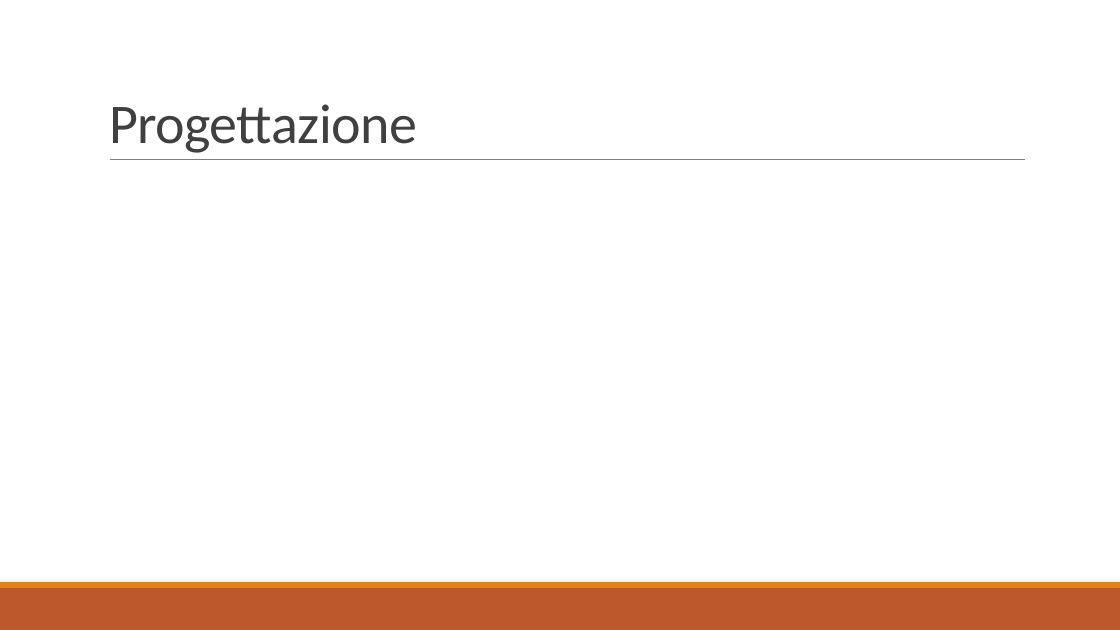
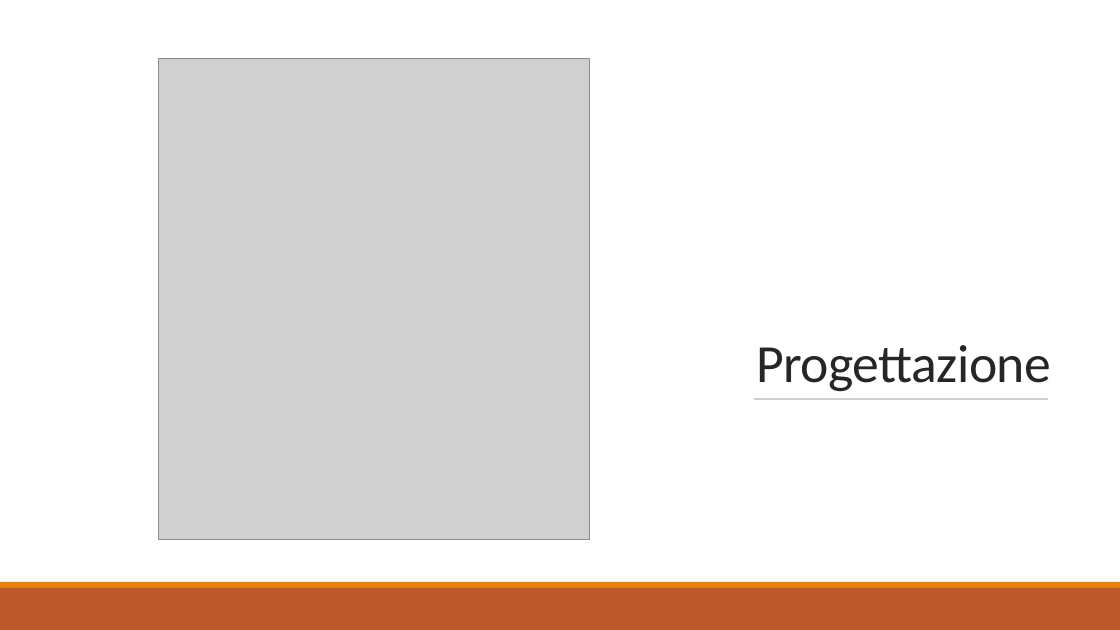
Before and after one commit to PaoloWeishaupt/Word-Clock, a slide deck: slide 7 of Presentazione/Presentazione_Word_Clock.pptx (slide 5 before the commit). Drawn at 1120x630 pixels with LibreOffice and Linux fonts; fonts in the diff are those of the drawing; grey boxes stand for pictures. Boxes give left, top, right and bottom in pixels: in the first picture for what was removed or moved away, otherwise in the second. Text is boxed around its words. In the diff, an @@ line names an element or a change of style, - is before the commit and + after.

Commit message:
Presentazione

```diff
--- a/Presentazione/Presentazione_Word_Clock.pptx
+++ b/Presentazione/Presentazione_Word_Clock.pptx
@@ rectangle added at box(0, 0, 1120, 582), fill #FFFFFF @@
@@ picture added at box(158, 59, 590, 540) @@
@@ title "Progettazione": place and size @@
-title "Progettazione" at box(109, 104, 417, 153)
+title "Progettazione" at box(756, 345, 1051, 392)
@@ title "Progettazione" at box(756, 345, 1051, 392): size 48 to 46 pt, text colour #404040 to #262626 @@
@@ line removed from (110, 160) to (1026, 160) @@
@@ line added from (755, 399) to (1049, 399), #637052 0.5 pt @@
```
Also in this commit, not shown: 2 other slides changed, 7 slides added, 1 slide removed.
